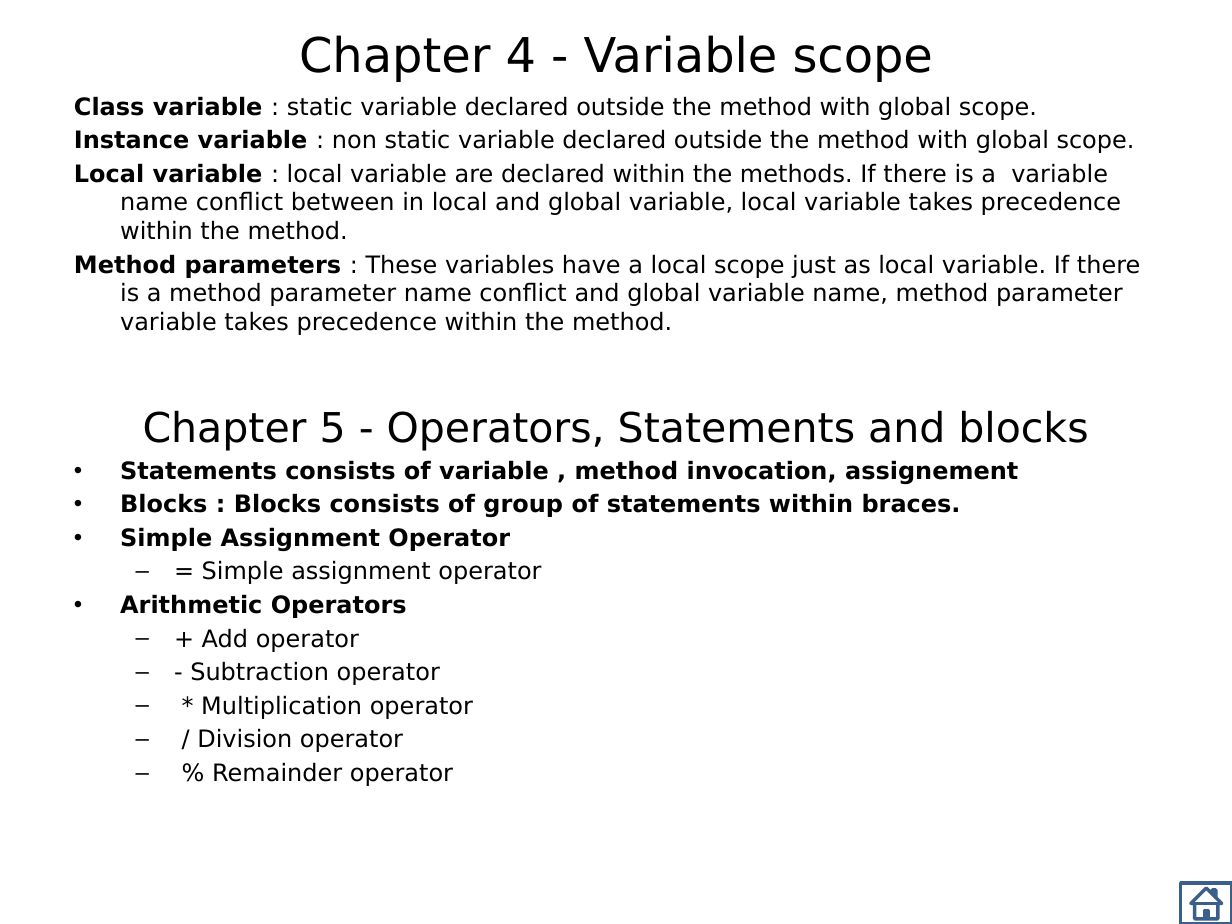
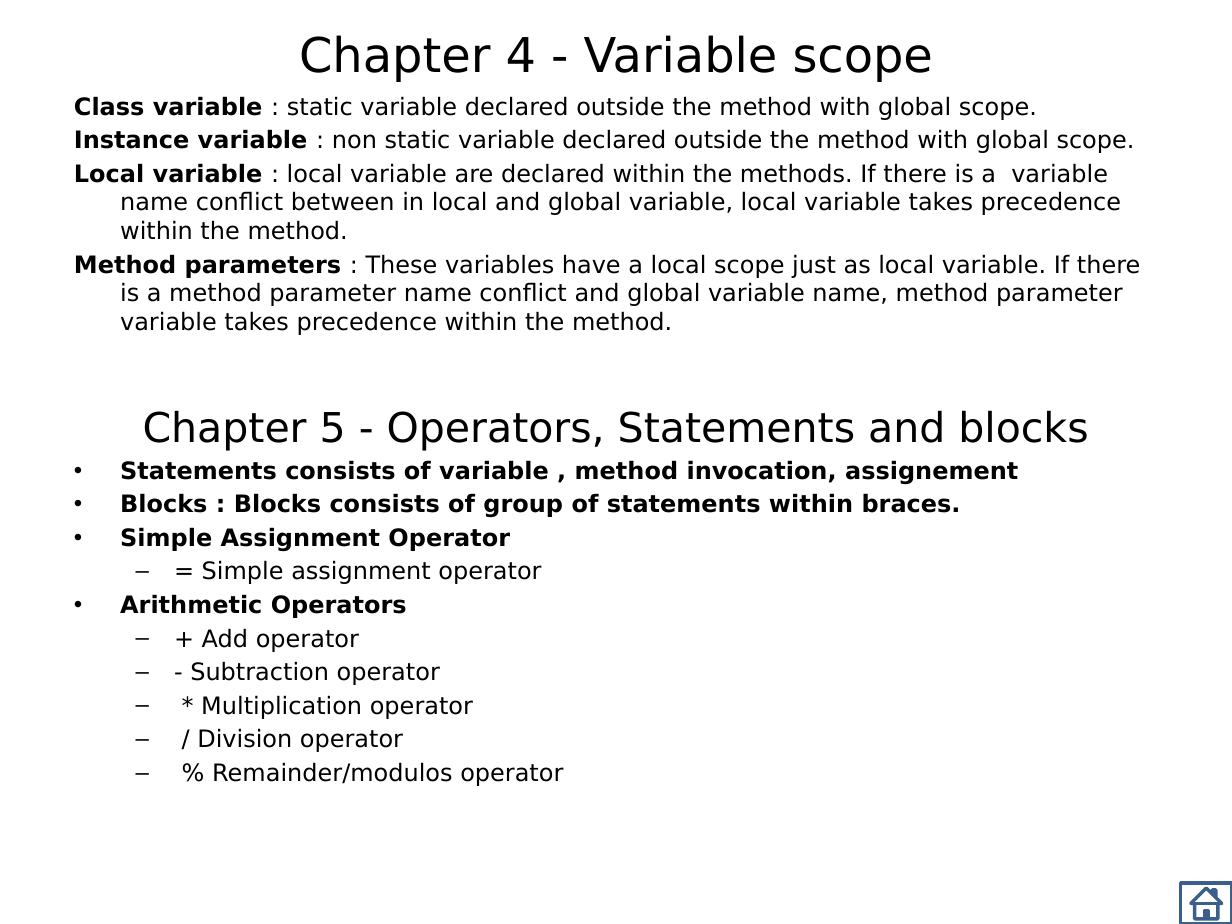
Before and after one commit to javatrainers/javajan, a slide deck: slide 22 of Java_st.pptx. Drawn at 1232x924 pixels with LibreOffice and Linux fonts; fonts in the diff are those of the drawing. Boxes give left, top, right and bottom in pixels: in the first picture for what was removed or moved away, otherwise in the second. Text is boxed around its words. In the diff, an @@ line names an element or a change of style, - is before the commit and + after.

Commit message:
variabel scope and operators

```diff
--- a/Java_st.pptx
+++ b/Java_st.pptx
@@ text at bbox=[212, 762, 563, 786]: text changed @@
-  – % Remainder operator
+  – % Remainder/modulos operator
```
Also in this commit, not shown: 5 other files.
